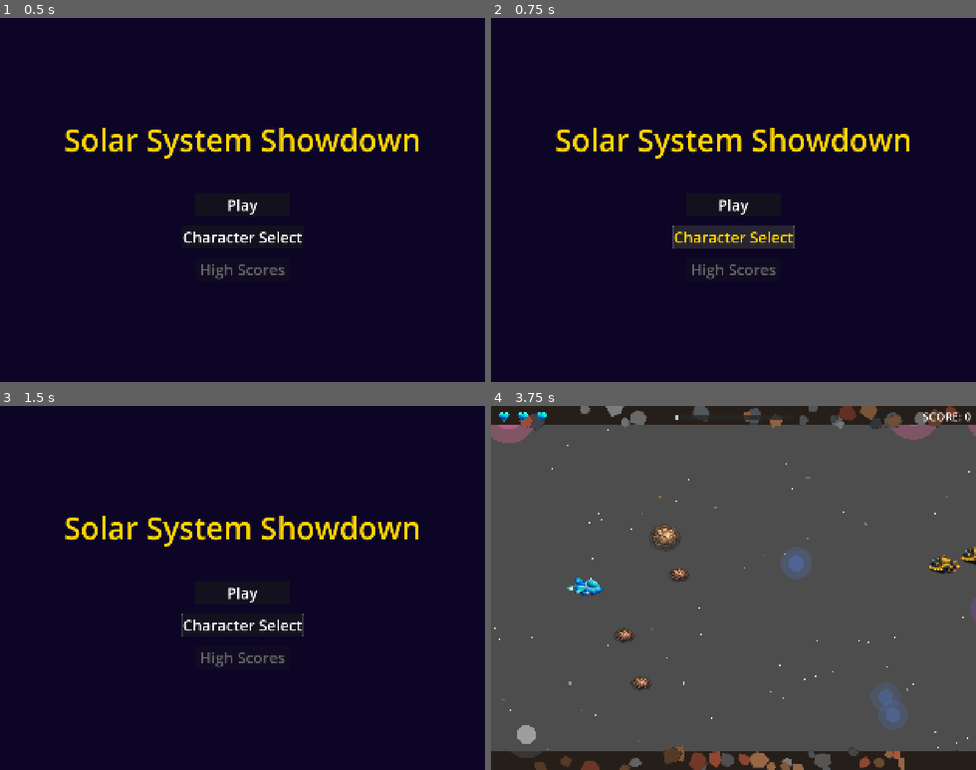
Above: before the commit, frames 1-4 (two rows, left to right).
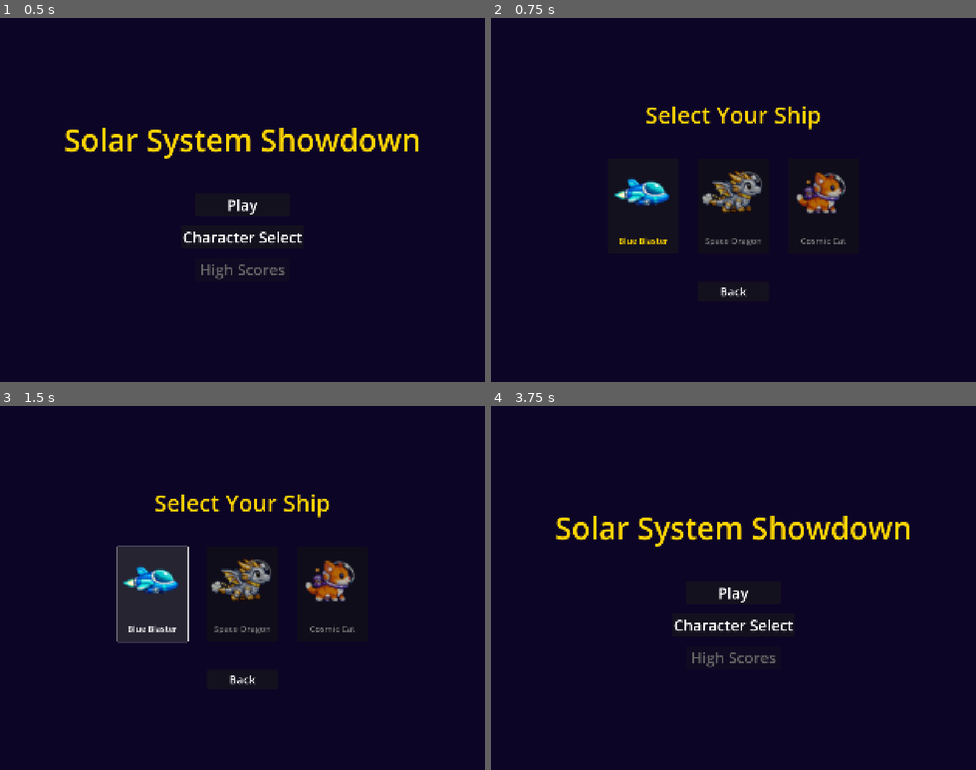
Above: after the commit, the same moments.

Repository: mattzollinhofer/space_scroller
Game: Godot game, scene res://scenes/ui/main_menu.tscn
The game is run twice, just before and just after one commit, with the same random seed, the same clock (stepped at 60 frames per second) and the same inputs.
Inputs (mouse positions are in pixels of both pictures, inside the frame that each line leads up to):
- Up to frame 1 (0.5 s): no input
- Up to frame 2 (0.75 s): click "Character Select" at 0.5 s
- Up to frame 3 (1.5 s): click (150, 595) at 1.25 s, where only the run after the commit has a clickable "Blue Blaster"
- Up to frame 4 (3.75 s): click (733, 595) at 2 s, where only the run after the commit has a clickable "Space Dragon"; click (825, 595) at 2.75 s, where only the run after the commit has a clickable "Cosmic Cat"; click (733, 679) at 3.5 s, where only the run after the commit has a clickable "Back"

Frame 1 is identical in both runs. In frame 2, 6.2% of the frame differs, in the area x 13-87%, y 24-77%; in frame 3, 9.0%; in frame 4, 100%, in the area x 0-100%, y 0-100%.

Commit message:
Allow player to select from 3 character ships in main menu
Add character selection screen with Blue Blaster (default), Space Dragon,
and Cosmic Cat options. Player's choice persists during session and the
selected character sprite loads when starting gameplay.

- Create GameState autoload to store selected character for session
- Add character selection screen with horizontal button layout
- Modify player.gd to load sprite based on GameState selection
- Connect main menu Character Selection button to selection screen
- Add integration test for full character selection flow

🤖 Generated with [Claude Code](https://claude.com/claude-code)

Co-Authored-By: Claude Opus 4.5 <noreply@anthropic.com>

Diff:
--- a/project.godot
+++ b/project.godot
@@ -18,6 +18,7 @@
 [autoload]
 
 ScoreManager="*res://scripts/score_manager.gd"
+GameState="*res://scripts/autoloads/game_state.gd"
 
 [display]
 
--- /dev/null
+++ b/scenes/ui/character_selection.tscn
@@ -0,0 +1,99 @@
+[gd_scene load_steps=5 format=3 uid="uid://character_selection_scene"]
+
+[ext_resource type="Script" path="res://scripts/ui/character_selection.gd" id="1_char_select"]
+[ext_resource type="Texture2D" path="res://assets/sprites/player.png" id="2_blue_blaster"]
+[ext_resource type="Texture2D" path="res://assets/sprites/space-dragon-1.png" id="3_space_dragon"]
+[ext_resource type="Texture2D" path="res://assets/sprites/cosmic-cat-1.png" id="4_cosmic_cat"]
+
+[node name="CharacterSelection" type="Control"]
+layout_mode = 3
+anchors_preset = 15
+anchor_right = 1.0
+anchor_bottom = 1.0
+grow_horizontal = 2
+grow_vertical = 2
+script = ExtResource("1_char_select")
+
+[node name="Background" type="ColorRect" parent="."]
+layout_mode = 1
+anchors_preset = 15
+anchor_right = 1.0
+anchor_bottom = 1.0
+grow_horizontal = 2
+grow_vertical = 2
+color = Color(0.05, 0.02, 0.15, 1)
+
+[node name="CenterContainer" type="CenterContainer" parent="."]
+layout_mode = 1
+anchors_preset = 15
+anchor_right = 1.0
+anchor_bottom = 1.0
+grow_horizontal = 2
+grow_vertical = 2
+
+[node name="VBoxContainer" type="VBoxContainer" parent="CenterContainer"]
+layout_mode = 2
+theme_override_constants/separation = 40
+
+[node name="TitleLabel" type="Label" parent="CenterContainer/VBoxContainer"]
+layout_mode = 2
+theme_override_colors/font_color = Color(1, 0.84, 0, 1)
+theme_override_font_sizes/font_size = 96
+text = "Select Your Ship"
+horizontal_alignment = 1
+vertical_alignment = 1
+
+[node name="Spacer" type="Control" parent="CenterContainer/VBoxContainer"]
+custom_minimum_size = Vector2(0, 40)
+layout_mode = 2
+
+[node name="CharacterGrid" type="HBoxContainer" parent="CenterContainer/VBoxContainer"]
+layout_mode = 2
+theme_override_constants/separation = 80
+alignment = 1
+
+[node name="BlueBlasterButton" type="Button" parent="CenterContainer/VBoxContainer/CharacterGrid"]
+custom_minimum_size = Vector2(300, 400)
+layout_mode = 2
+theme_override_colors/font_color = Color(1, 0.84, 0, 1)
+theme_override_font_sizes/font_size = 36
+icon = ExtResource("2_blue_blaster")
+icon_alignment = 1
+vertical_icon_alignment = 0
+expand_icon = true
+text = "Blue Blaster"
+
+[node name="SpaceDragonButton" type="Button" parent="CenterContainer/VBoxContainer/CharacterGrid"]
+custom_minimum_size = Vector2(300, 400)
+layout_mode = 2
+theme_override_colors/font_color = Color(0.7, 0.7, 0.7, 1)
+theme_override_font_sizes/font_size = 36
+icon = ExtResource("3_space_dragon")
+icon_alignment = 1
+vertical_icon_alignment = 0
+expand_icon = true
+text = "Space Dragon"
+
+[node name="CosmicCatButton" type="Button" parent="CenterContainer/VBoxContainer/CharacterGrid"]
+custom_minimum_size = Vector2(300, 400)
+layout_mode = 2
+theme_override_colors/font_color = Color(0.7, 0.7, 0.7, 1)
+theme_override_font_sizes/font_size = 36
+icon = ExtResource("4_cosmic_cat")
+icon_alignment = 1
+vertical_icon_alignment = 0
+expand_icon = true
+text = "Cosmic Cat"
+
+[node name="Spacer2" type="Control" parent="CenterContainer/VBoxContainer"]
+custom_minimum_size = Vector2(0, 40)
+layout_mode = 2
+
+[node name="BackButton" type="Button" parent="CenterContainer/VBoxContainer"]
+custom_minimum_size = Vector2(300, 80)
+layout_mode = 2
+size_flags_horizontal = 4
+theme_override_colors/font_color = Color(1, 1, 1, 1)
+theme_override_colors/font_hover_color = Color(1, 0.84, 0, 1)
+theme_override_font_sizes/font_size = 48
+text = "Back"
--- /dev/null
+++ b/scripts/autoloads/game_state.gd
@@ -0,0 +1,67 @@
+extends Node
+## GameState autoload - stores session state including selected character.
+## Resets to defaults on each game launch.
+
+## Character identifiers
+const CHARACTER_BLUE_BLASTER := "blue_blaster"
+const CHARACTER_SPACE_DRAGON := "space_dragon"
+const CHARACTER_COSMIC_CAT := "cosmic_cat"
+
+## Default character on launch
+const DEFAULT_CHARACTER := CHARACTER_BLUE_BLASTER
+
+## Currently selected character for this session
+var _selected_character: String = DEFAULT_CHARACTER
+
+## Signal emitted when character selection changes
+signal character_changed(character_id: String)
+
+
+func _ready() -> void:
+	# Reset to default on each launch
+	_selected_character = DEFAULT_CHARACTER
+
+
+## Get the currently selected character identifier
+func get_selected_character() -> String:
+	return _selected_character
+
+
+## Set the selected character for this session
+func set_selected_character(character_id: String) -> void:
+	if character_id in [CHARACTER_BLUE_BLASTER, CHARACTER_SPACE_DRAGON, CHARACTER_COSMIC_CAT]:
+		_selected_character = character_id
+		character_changed.emit(character_id)
+	else:
+		push_warning("Invalid character ID: %s" % character_id)
+
+
+## Get the texture path for a character
+func get_character_texture_path(character_id: String) -> String:
+	match character_id:
+		CHARACTER_BLUE_BLASTER:
+			return "res://assets/sprites/player.png"
+		CHARACTER_SPACE_DRAGON:
+			return "res://assets/sprites/space-dragon-1.png"
+		CHARACTER_COSMIC_CAT:
+			return "res://assets/sprites/cosmic-cat-1.png"
+		_:
+			return "res://assets/sprites/player.png"
+
+
+## Get the display name for a character
+func get_character_display_name(character_id: String) -> String:
+	match character_id:
+		CHARACTER_BLUE_BLASTER:
+			return "Blue Blaster"
+		CHARACTER_SPACE_DRAGON:
+			return "Space Dragon"
+		CHARACTER_COSMIC_CAT:
+			return "Cosmic Cat"
+		_:
+			return "Unknown"
+
+
+## Get all available characters
+func get_all_characters() -> Array[String]:
+	return [CHARACTER_BLUE_BLASTER, CHARACTER_SPACE_DRAGON, CHARACTER_COSMIC_CAT]
--- a/scripts/player.gd
+++ b/scripts/player.gd
@@ -2,6 +2,7 @@
 ## Player spacecraft with 4-directional movement using keyboard or virtual joystick.
 ## Movement is snappy with minimal inertia. X-axis clamped to viewport, Y-axis uses collision boundaries.
 ## Includes lives system with damage handling, invincibility, and shooting.
+## Loads character sprite from GameState selection.
 
 ## Movement speed in pixels per second
 @export var move_speed: float = 600.0
@@ -59,6 +60,9 @@
 	# Initialize lives
 	_lives = starting_lives
 
+	# Load character sprite based on GameState selection
+	_load_character_sprite()
+
 	# Get the sprite size for accurate viewport clamping (accounting for scale)
 	var sprite = $Sprite2D
 	if sprite and sprite.texture:
@@ -69,6 +73,26 @@
 
 	# Find the fire button in the scene tree
 	_find_fire_button()
+
+
+## Load the character sprite based on GameState selection
+func _load_character_sprite() -> void:
+	var sprite = $Sprite2D as Sprite2D
+	if not sprite:
+		return
+
+	# Get GameState autoload
+	var game_state = get_node_or_null("/root/GameState")
+	if not game_state:
+		return
+
+	# Get the selected character and load its texture
+	var selected_character = game_state.get_selected_character()
+	var texture_path = game_state.get_character_texture_path(selected_character)
+
+	var texture = load(texture_path)
+	if texture:
+		sprite.texture = texture
 
 
 func _find_virtual_joystick() -> void:
--- /dev/null
+++ b/scripts/ui/character_selection.gd
@@ -0,0 +1,57 @@
+extends Control
+## Character selection screen allowing player to choose from 3 characters.
+## Displays character previews with selection highlighting.
+
+## References to character buttons (set in _ready)
+@onready var _blue_blaster_button: Button = $CenterContainer/VBoxContainer/CharacterGrid/BlueBlasterButton
+@onready var _space_dragon_button: Button = $CenterContainer/VBoxContainer/CharacterGrid/SpaceDragonButton
+@onready var _cosmic_cat_button: Button = $CenterContainer/VBoxContainer/CharacterGrid/CosmicCatButton
+@onready var _back_button: Button = $CenterContainer/VBoxContainer/BackButton
+
+## Character button references for highlighting
+var _character_buttons: Dictionary = {}
+
+
+func _ready() -> void:
+	# Map character IDs to their buttons
+	_character_buttons = {
+		GameState.CHARACTER_BLUE_BLASTER: _blue_blaster_button,
+		GameState.CHARACTER_SPACE_DRAGON: _space_dragon_button,
+		GameState.CHARACTER_COSMIC_CAT: _cosmic_cat_button
+	}
+
+	# Connect button signals
+	_blue_blaster_button.pressed.connect(_on_character_selected.bind(GameState.CHARACTER_BLUE_BLASTER))
+	_space_dragon_button.pressed.connect(_on_character_selected.bind(GameState.CHARACTER_SPACE_DRAGON))
+	_cosmic_cat_button.pressed.connect(_on_character_selected.bind(GameState.CHARACTER_COSMIC_CAT))
+	_back_button.pressed.connect(_on_back_pressed)
+
+	# Update highlight for currently selected character
+	_update_selection_highlight()
+
+
+## Handle character button pressed
+func _on_character_selected(character_id: String) -> void:
+	GameState.set_selected_character(character_id)
+	_update_selection_highlight()
+
+
+## Handle back button pressed - return to main menu
+func _on_back_pressed() -> void:
+	get_tree().call_deferred("change_scene_to_file", "res://scenes/ui/main_menu.tscn")
+
+
+## Update visual highlighting to show selected character
+func _update_selection_highlight() -> void:
+	var selected = GameState.get_selected_character()
+
+	for char_id in _character_buttons:
+		var button: Button = _character_buttons[char_id]
+		if char_id == selected:
+			# Highlight selected character - gold border/color
+			button.add_theme_color_override("font_color", Color(1, 0.84, 0, 1))  # Gold
+			button.modulate = Color(1, 1, 1, 1)
+		else:
+			# Dim unselected characters
+			button.add_theme_color_override("font_color", Color(0.7, 0.7, 0.7, 1))  # Gray
+			button.modulate = Color(0.7, 0.7, 0.7, 1)
--- a/scripts/ui/main_menu.gd
+++ b/scripts/ui/main_menu.gd
@@ -15,8 +15,7 @@
 
 ## Handle Character Selection button pressed
 func _on_character_select_button_pressed() -> void:
-	# TODO: Implement in Slice 3
-	pass
+	get_tree().call_deferred("change_scene_to_file", "res://scenes/ui/character_selection.tscn")
 
 
 ## Handle High Scores button pressed (placeholder)
--- /dev/null
+++ b/tests/test_character_selection.gd
@@ -0,0 +1,204 @@
+extends Node2D
+## Integration test: Player can select character from main menu and see it reflected in gameplay.
+## Tests the full flow: main menu -> character selection -> select character -> start game -> verify sprite
+
+var _test_passed: bool = false
+var _test_failed: bool = false
+var _failure_reason: String = ""
+var _test_stage: int = 0
+var _selected_character: String = ""
+
+
+func _ready() -> void:
+	print("=== Test: Character Selection Flow ===")
+
+	# First verify GameState autoload exists
+	if not Engine.has_singleton("GameState") and not has_node("/root/GameState"):
+		var game_state = get_node_or_null("/root/GameState")
+		if game_state == null:
+			_fail("GameState autoload not found - must be registered in project.godot")
+			return
+
+	# Test Stage 1: Verify GameState functionality
+	print("Stage 1: Testing GameState autoload...")
+	var game_state = get_node("/root/GameState")
+
+	if not game_state.has_method("get_selected_character"):
+		_fail("GameState missing get_selected_character() method")
+		return
+
+	if not game_state.has_method("set_selected_character"):
+		_fail("GameState missing set_selected_character() method")
+		return
+
+	# Verify default is blue_blaster
+	var default_char = game_state.get_selected_character()
+	if default_char != "blue_blaster":
+		_fail("GameState default character should be 'blue_blaster', got '%s'" % default_char)
+		return
+
+	print("GameState autoload works correctly with default 'blue_blaster'")
+
+	# Test Stage 2: Load and verify character selection screen
+	print("Stage 2: Testing character selection screen...")
+	var char_select_scene = load("res://scenes/ui/character_selection.tscn")
+	if not char_select_scene:
+		_fail("Could not load character selection scene at res://scenes/ui/character_selection.tscn")
+		return
+
+	var char_select = char_select_scene.instantiate()
+	add_child(char_select)
+
+	# Find character buttons (should be 3)
+	var character_buttons = _find_character_buttons(char_select)
+	if character_buttons.size() < 3:
+		_fail("Expected 3 character buttons, found %d" % character_buttons.size())
+		return
+
+	print("Found %d character buttons" % character_buttons.size())
+
+	# Find back button
+	var back_button = _find_button_by_text(char_select, "Back")
+	if not back_button:
+		back_button = _find_node_by_name(char_select, "BackButton") as Button
+
+	if not back_button:
+		_fail("Back button not found in character selection screen")
+		return
+
+	print("Back button found")
+
+	# Test Stage 3: Select a different character (Space Dragon)
+	print("Stage 3: Selecting Space Dragon character...")
+	game_state.set_selected_character("space_dragon")
+
+	var selected = game_state.get_selected_character()
+	if selected != "space_dragon":
+		_fail("Failed to set character to 'space_dragon', got '%s'" % selected)
+		return
+
+	print("Character selection updated to 'space_dragon'")
+
+	# Test Stage 4: Verify player loads correct sprite
+	print("Stage 4: Testing player loads selected character sprite...")
+
+	# Remove character selection screen first
+	char_select.queue_free()
+	await get_tree().process_frame
+
+	# Load player scene
+	var player_scene = load("res://scenes/player.tscn")
+	if not player_scene:
+		_fail("Could not load player scene")
+		return
+
+	var player = player_scene.instantiate()
+	add_child(player)
+
+	# Wait a frame for _ready to complete
+	await get_tree().process_frame
+
+	# Check if player sprite has the correct texture
+	var sprite = player.get_node_or_null("Sprite2D") as Sprite2D
+	if not sprite:
+		_fail("Player Sprite2D not found")
+		return
+
+	if not sprite.texture:
+		_fail("Player sprite has no texture")
+		return
+
+	var texture_path = sprite.texture.resource_path
+	print("Player sprite texture: %s" % texture_path)
+
+	# Verify it's the space dragon texture
+	if "space-dragon" not in texture_path and "space_dragon" not in texture_path:
+		_fail("Expected space dragon sprite, got: %s" % texture_path)
+		return
+
+	print("Player correctly loaded space_dragon sprite")
+
+	# Test Stage 5: Reset to blue_blaster and verify
+	print("Stage 5: Testing reset to default...")
+	game_state.set_selected_character("blue_blaster")
+
+	# Clean up and reload player
+	player.queue_free()
+	await get_tree().process_frame
+
+	var player2 = player_scene.instantiate()
+	add_child(player2)
+	await get_tree().process_frame
+
+	var sprite2 = player2.get_node_or_null("Sprite2D") as Sprite2D
+	var texture_path2 = sprite2.texture.resource_path if sprite2 and sprite2.texture else ""
+
+	if "player.png" not in texture_path2 and "blue" not in texture_path2:
+		# Accept player.png as the blue blaster sprite
+		if "player" not in texture_path2:
+			_fail("Expected blue_blaster sprite, got: %s" % texture_path2)
+			return
+
+	print("Player correctly loaded blue_blaster sprite")
+
+	# All tests passed
+	_pass()
+
+
+func _find_character_buttons(root: Node) -> Array[Button]:
+	var buttons: Array[Button] = []
+	_find_character_buttons_recursive(root, buttons)
+	return buttons
+
+
+func _find_character_buttons_recursive(node: Node, buttons: Array[Button]) -> void:
+	# Look for buttons that are character selection buttons (not Back button)
+	if node is Button:
+		var btn = node as Button
+		var btn_text = btn.text.to_lower() if btn.text else ""
+		var btn_name = node.name.to_lower()
+		# Exclude back, play, quit, menu type buttons
+		if "back" not in btn_text and "play" not in btn_text and "quit" not in btn_text and "menu" not in btn_text:
+			if "character" in btn_name or "select" in btn_name or "blaster" in btn_text or "dragon" in btn_text or "cat" in btn_text or btn_text == "":
+				buttons.append(btn)
+
+	for child in node.get_children():
+		_find_character_buttons_recursive(child, buttons)
+
+
+func _find_button_by_text(root: Node, text_contains: String) -> Button:
+	if root is Button:
+		if text_contains.to_lower() in root.text.to_lower():
+			return root
+	for child in root.get_children():
+		var found = _find_button_by_text(child, text_contains)
+		if found:
+			return found
+	return null
+
+
+func _find_node_by_name(root: Node, node_name: String) -> Node:
+	if root.name == node_name:
+		return root
+	for child in root.get_children():
+		var found = _find_node_by_name(child, node_name)
+		if found:
+			return found
+	return null
+
+
+func _pass() -> void:
+	_test_passed = true
+	print("=== TEST PASSED ===")
+	print("Character selection flow works correctly end-to-end.")
+	await get_tree().create_timer(0.5).timeout
+	get_tree().quit(0)
+
+
+func _fail(reason: String) -> void:
+	_test_failed = true
+	_failure_reason = reason
+	print("=== TEST FAILED ===")
+	print("Reason: %s" % reason)
+	await get_tree().create_timer(0.5).timeout
+	get_tree().quit(1)
--- /dev/null
+++ b/tests/test_character_selection.tscn
@@ -0,0 +1,6 @@
+[gd_scene load_steps=2 format=3 uid="uid://test_character_selection"]
+
+[ext_resource type="Script" path="res://tests/test_character_selection.gd" id="1_test"]
+
+[node name="TestCharacterSelection" type="Node2D"]
+script = ExtResource("1_test")
Not shown, changed: agent-os/specs/2025-12-30-9-game-ui/tasks.md
